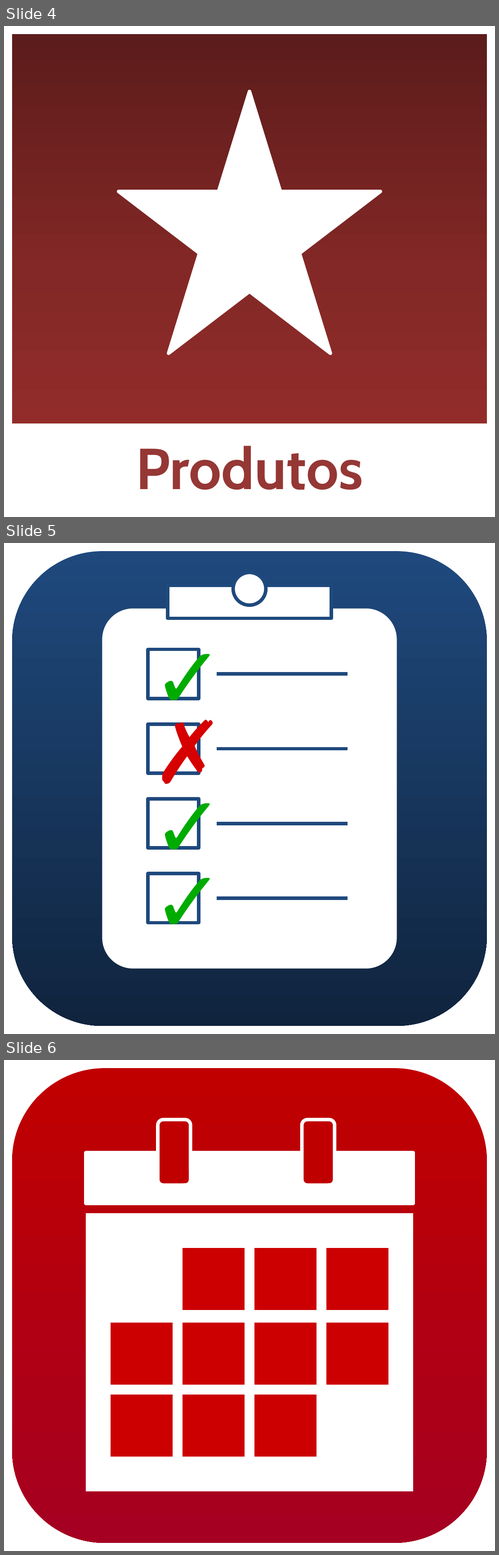
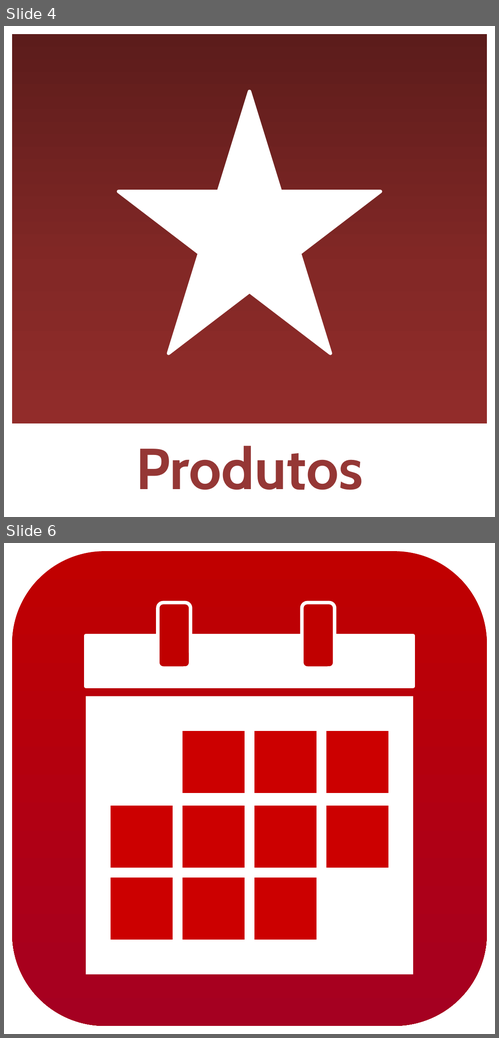
Before and after one commit to solkam/TremnCRM-docs, a slide deck: UI/Icons TremnCRM.pptx. Shown one above the other, each under a label of ours: slides 4, 5 and 6 before the commit, slides 4 and 6 after it; the slides between them are not shown. The pictures are 499x1555 and 499x1038 pixels, drawn with LibreOffice and Linux fonts; fonts in the diff are those of the drawing. Boxes give left, top, right and bottom in pixels: in the first picture for what was removed or moved away, otherwise in the second. Text is boxed around its words. In the diff, an @@ line names an element or a change of style, - is before the commit and + after.

```diff
--- a/UI/Icons TremnCRM.pptx
+++ b/UI/Icons TremnCRM.pptx
@@ slide 5 removed at [4,543,495,1034], background #FFFFFF @@
@@ rounded rectangle removed at [12,551,487,1026] @@
@@ ellipse removed at [233,573,266,606] @@
@@ rounded rectangle removed at [168,585,332,618] @@
@@ rounded rectangle removed at [102,608,397,969] @@
@@ rectangle removed at [148,650,199,699] @@
-✓
@@ line removed from (217, 674) to (348, 674) @@
@@ rectangle removed at [148,724,199,773] @@
-✗
@@ line removed from (217, 749) to (348, 749) @@
@@ rectangle removed at [148,799,199,848] @@
-✓
@@ line removed from (217, 824) to (348, 824) @@
@@ rectangle removed at [148,874,199,923] @@
-✓
@@ line removed from (217, 899) to (348, 899) @@
```
Also in this commit, not shown: 1 slide added, 4 other files.
